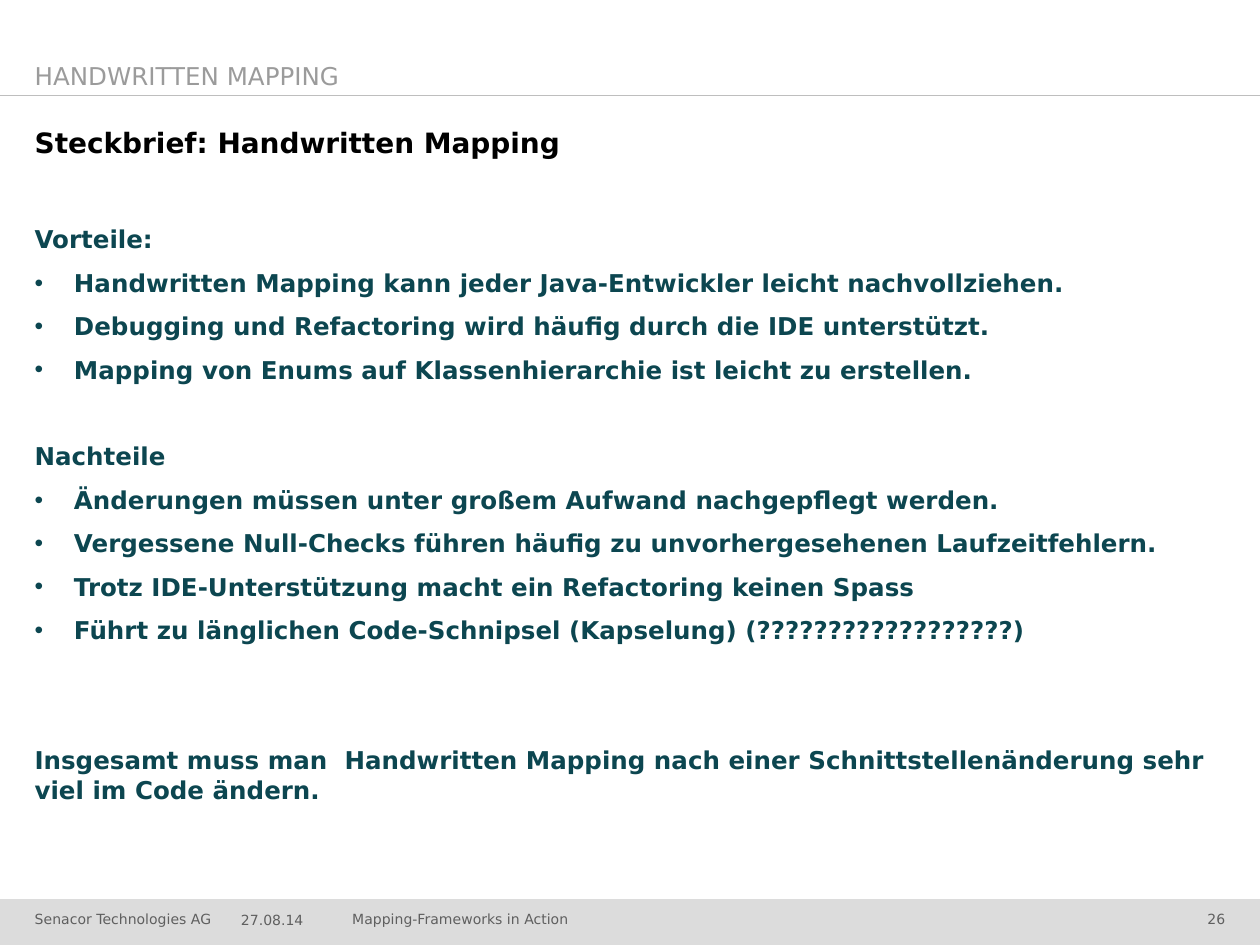
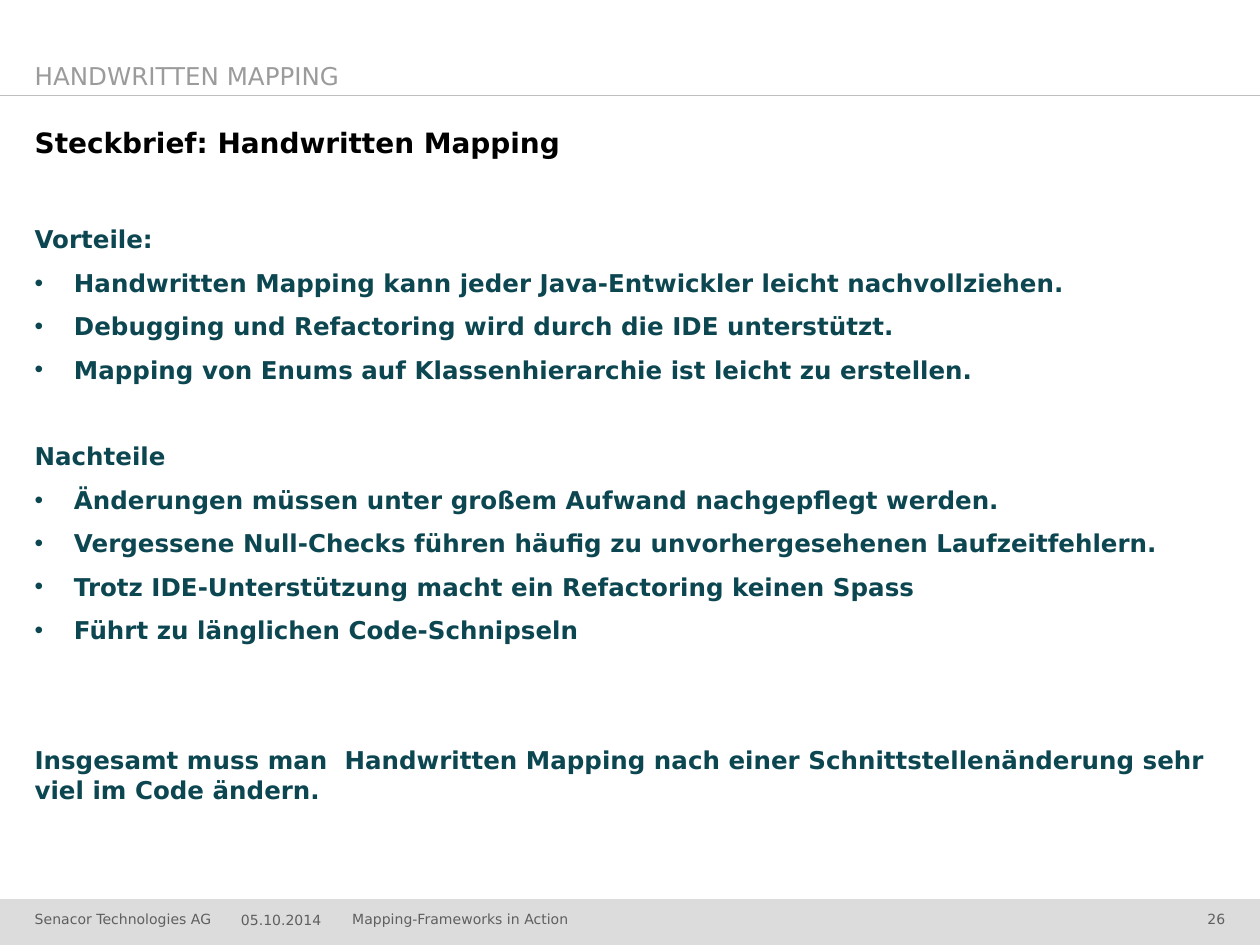
Before and after one commit to jschwalb/Mappings, a slide deck: slide 26 of presentation.pptx. Drawn at 1260x945 pixels with LibreOffice and Linux fonts; fonts in the diff are those of the drawing; background and template pictures are left out. Boxes give left, top, right and bottom in pixels: in the first picture for what was removed or moved away, otherwise in the second. Text is boxed around its words. In the diff, an @@ line names an element or a change of style, - is before the commit and + after.

Commit message:
Updates Mappings & Presentation

```diff
--- a/presentation.pptx
+++ b/presentation.pptx
@@ text at <box>74,316,893,341</box>: text changed @@
-• Debugging und Refactoring wird häufig durch die IDE unterstützt.
+• Debugging und Refactoring wird durch die IDE unterstützt.
@@ text at <box>74,620,578,645</box>: text changed @@
-• Führt zu länglichen Code-Schnipsel (Kapselung) (??????????????????)
+• Führt zu länglichen Code-Schnipseln
@@ text at <box>241,914,321,925</box>: text changed @@
-27.08.14
+05.10.2014
```
Also in this commit, not shown: 48 other slides changed, 10 other files.
